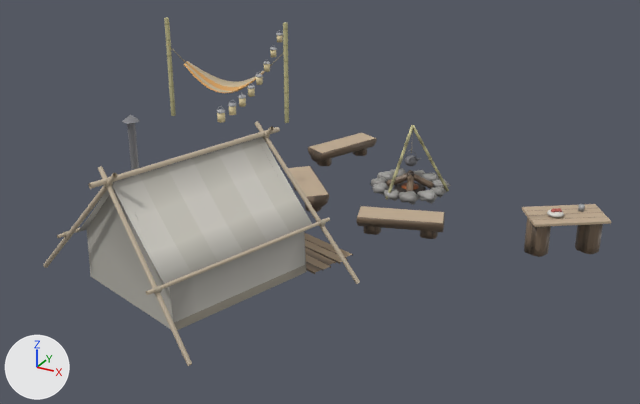
Two versions of the glTF model props/camp/camp_picked.glb, one commit apart.
Camera for both pictures: a camera (50 mm lens) standing at (6.28, -15.12, 6.83) and looking at (-0.64, -2.54, 0.54). Every picture has the same lights, and +X, +Y and +Z are marked at lower left. The older version comes first. Where no turn or scale is listed for an object, it has been applied to the vertices. Vertices at exactly the same position are counted once.

The first picture shows 'Fire', 'Hammock', 'Lantern_0', 'Lantern_1', 'Lantern_3', 'Lantern_4', 'Lantern_5', 'Lantern_6', 'Lantern_7', 'Seat_0', 'Seat_1', 'Seat_2', 'Table', 'Tent' and 1 more.
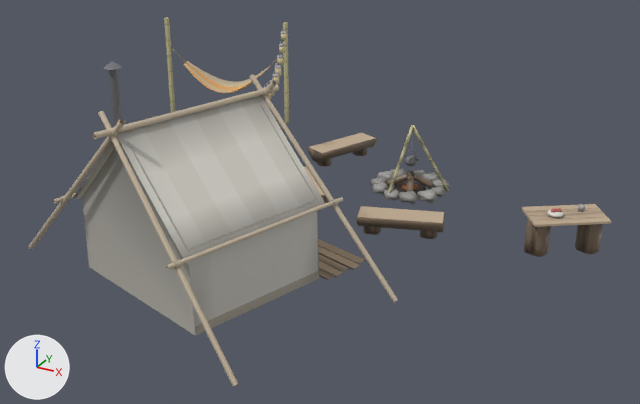
What differs and where, as boxes (x1, y1, x2, y2) in the pictures (640 x 404 px; the box of a moved part takes in the faces that stretch with it):
'Tent', reshaped (16% wider, 30% taller)
    before: (43, 115, 360, 366)
    after: (29, 61, 398, 387)
'Lantern_3', moved
    before: (247, 83, 255, 97)
    after: (272, 71, 280, 85)
'Lantern_4', moved
    before: (256, 72, 263, 85)
    after: (275, 63, 282, 76)
'Lantern_0', moved
    before: (217, 106, 225, 123)
    after: (263, 84, 272, 99)
'Lantern_5', moved
    before: (263, 60, 270, 72)
    after: (277, 54, 283, 65)
'Lantern_6', moved
    before: (270, 46, 277, 57)
    after: (279, 41, 285, 53)
'Lantern_1', moved
    before: (228, 100, 236, 115)
    after: (267, 81, 274, 96)
'Lantern_7', moved
    before: (276, 30, 283, 42)
    after: (281, 29, 287, 41)
part 1 of me_wall_tent, moved or reshaped
    before: (77, 137, 312, 284)
    after: (73, 95, 325, 259)
part 2 of me_wall_tent, moved or reshaped
    before: (88, 127, 280, 189)
    after: (93, 85, 279, 139)
part 3 of me_wall_tent, moved or reshaped
    before: (57, 227, 81, 238)
    after: (262, 80, 277, 96)
part 4 of me_wall_tent, moved or reshaped
    before: (146, 217, 330, 295)
    after: (249, 74, 398, 303)
part 5 of me_wall_tent, moved or reshaped
    before: (152, 286, 162, 294)
    after: (172, 260, 182, 269)
part 6 of me_wall_tent, moved or reshaped
    before: (320, 219, 326, 225)
    after: (333, 199, 339, 206)
part 7 of me_wall_tent, moved or reshaped
    before: (127, 123, 139, 176)
    after: (109, 69, 122, 127)
part 8 of me_wall_tent, moved or reshaped
    before: (122, 115, 139, 124)
    after: (104, 61, 122, 70)
part 9 of me_wall_tent, rebuilt (28% wider, 38% taller)
    before: (43, 173, 118, 268)
    after: (29, 119, 125, 250)
part 10 of me_wall_tent, rebuilt (48% wider, 38% taller)
    before: (98, 166, 192, 366)
    after: (98, 111, 238, 387)
part 11 of me_wall_tent, rebuilt
    before: (305, 240, 348, 264)
    after: (318, 246, 361, 270)
part 12 of me_wall_tent, rebuilt
    before: (305, 233, 353, 258)
    after: (318, 239, 366, 264)
part 13 of me_wall_tent, rebuilt
    before: (306, 261, 322, 274)
    after: (319, 268, 336, 280)
part 14 of me_wall_tent, rebuilt
    before: (306, 254, 331, 271)
    after: (319, 261, 344, 277)
part 15 of me_wall_tent, rebuilt
    before: (305, 247, 336, 265)
    after: (319, 254, 349, 272)
part 16 of me_wall_tent, reshaped
    before: (87, 121, 360, 330)
    after: (53, 99, 343, 336)

Edits to the bpy script that builds the scene:
```text
Change me_wall_tent:
    remove me_wall_tent.from_pydata(...)  # 327 vertices, 342 faces; spans x -2.52..2.31, y -2.53..2.16, z -0.03..2.74
    add me_wall_tent.from_pydata(...)  # 607 vertices, 672 faces; spans x -3.23..3.07, y -2.63..2.25, z -0.03..3.44
    me_wall_tent part 1: the loose piece of 49 vertices spanning x -1.67..1.46, y -2.05..1.38, z 0.8..2.0 is multiplied about its middle by the matrix ((1.223, -0.086, 0.0), (-0.086, 0.974, 0.0), (0.0, 0.0, 1.21)), then moved by (0.02, 0.07, 0.58)
    me_wall_tent part 2: the loose piece of 12 vertices spanning x -0.66..0.45, y -2.02..1.35, z 2.0..2.1 is scaled about its middle by (0.958, 0.957, 1.11), then moved by (0.02, 0.07, 0.7)
    me_wall_tent part 3: the loose piece of 12 vertices spanning x -1.81..-0.73, y -1.64..1.69, z 0.8..0.86 is multiplied about its middle by the matrix ((0.541, -1.035, 0.387), (-0.129, 0.369, 1.166), (-1.097, -0.553, 0.054)), then moved by (0.43, 1.49, 0.65)
    me_wall_tent part 4: the loose piece of 12 vertices spanning x 0.52..1.6, y -2.36..0.97, z 0.8..0.86 is multiplied about its middle by the matrix ((1.029, 0.58, 0.343), (-0.326, -0.119, 1.18), (0.59, -1.078, 0.054)), then moved by (0.49, 1.47, 0.65)
    me_wall_tent part 5: the loose piece of 12 vertices spanning x 0.54..0.65, y -2.26..-2.14, z 0.77..0.87 is moved by (0.33, 0.06, 0.45)
    me_wall_tent part 6: the loose piece of 12 vertices spanning x 1.47..1.58, y 0.75..0.86, z 0.77..0.87 is moved by (0.28, -0.1, 0.45)
    me_wall_tent part 7: the loose piece of 16 vertices spanning x -0.85..-0.73, y -0.91..-0.8, z 1.2..2.62 is scaled about its middle by (1.08, 1.08, 1.92), then moved by (-0.45, 0.22, 0.05)
    me_wall_tent part 8: the loose piece of 9 vertices spanning x -0.91..-0.67, y -0.98..-0.73, z 2.64..2.74 is scaled about its middle by (1.08, 1.08, 1), then moved by (-0.45, 0.22, 0.7)
    me_wall_tent part 9: the loose piece of 12 vertices spanning x -2.52..-0.32, y -1.82..-1.27, z -0.03..2.21 is rebuilt with 12 vertices and now spans x -3.23..-0.19, y -1.7..-0.89, z -0.03..2.99
    me_wall_tent part 10: the loose piece of 12 vertices spanning x -0.76..1.34, y -2.53..-1.62, z -0.03..2.21 is rebuilt with 12 vertices and now spans x -0.79..2.14, y -2.63..-1.45, z -0.03..2.99
    me_wall_tent part 11: the loose piece of 8 vertices spanning x -0.83..1.78, y 1.08..2.02, z 0.0..0.03 is rebuilt with 8 vertices and now spans x -1.12..2.07, y 0.99..2.11, z 0.0..0.03
    me_wall_tent part 12: the loose piece of 8 vertices spanning x -0.69..1.78, y 1.28..2.16, z 0.0..0.03 is rebuilt with 8 vertices and now spans x -0.98..2.06, y 1.2..2.25, z 0.0..0.03
    me_wall_tent part 13: the loose piece of 8 vertices spanning x -0.95..1.59, y 0.57..1.47, z 0.0..0.03 is rebuilt with 8 vertices and now spans x -1.24..1.88, y 0.48..1.55, z 0.0..0.03
    me_wall_tent part 14: the loose piece of 8 vertices spanning x -0.91..1.65, y 0.73..1.66, z 0.0..0.03 is rebuilt with 8 vertices and now spans x -1.2..1.94, y 0.64..1.75, z 0.0..0.03
    me_wall_tent part 15: the loose piece of 8 vertices spanning x -0.8..1.66, y 0.89..1.85, z 0.0..0.03 is rebuilt with 8 vertices and now spans x -1.09..1.95, y 0.79..1.94, z 0.0..0.03
    me_wall_tent part 16: 73 vertices removed from x -1.59..2.31, y -1.92..1.86, z -0.03..2.21; 360 vertices added at x -2.05..1.89, y -2.3..1.77, z 0.0..2.7
    other edits to the shape of me_wall_tent do not show in these pictures
Change ob_lantern_0:
    ob_lantern_0.location: (-1.75, -3.85, 2.45) -> (-1.45, -2.89, 2.63)
Change ob_lantern_1:
    ob_lantern_1.location: (-2.06, -3.07, 2.31) -> (-1.8, -2.24, 2.46)
Change ob_lantern_3:
    ob_lantern_3.location: (-2.68, -1.52, 2.13) -> (-2.49, -0.93, 2.24)
Change ob_lantern_4:
    ob_lantern_4.location: (-2.99, -0.75, 2.12) -> (-2.84, -0.28, 2.21)
Change ob_lantern_5:
    ob_lantern_5.location: (-3.3, 0.02, 2.16) -> (-3.19, 0.38, 2.23)
Change ob_lantern_6:
    ob_lantern_6.location: (-3.61, 0.8, 2.25) -> (-3.54, 1.03, 2.3)
Change ob_lantern_7:
    ob_lantern_7.location: (-3.92, 1.57, 2.38) -> (-3.89, 1.69, 2.4)
```
